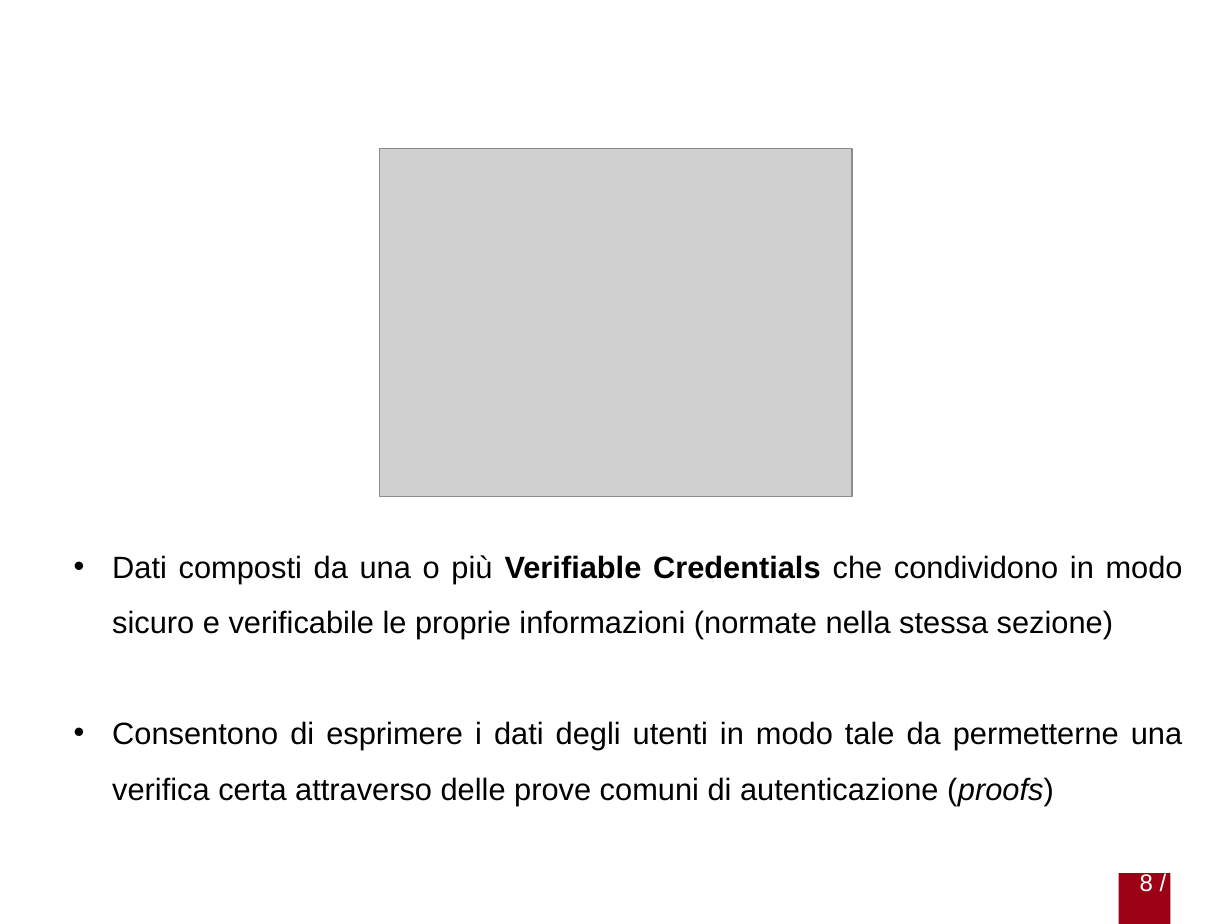
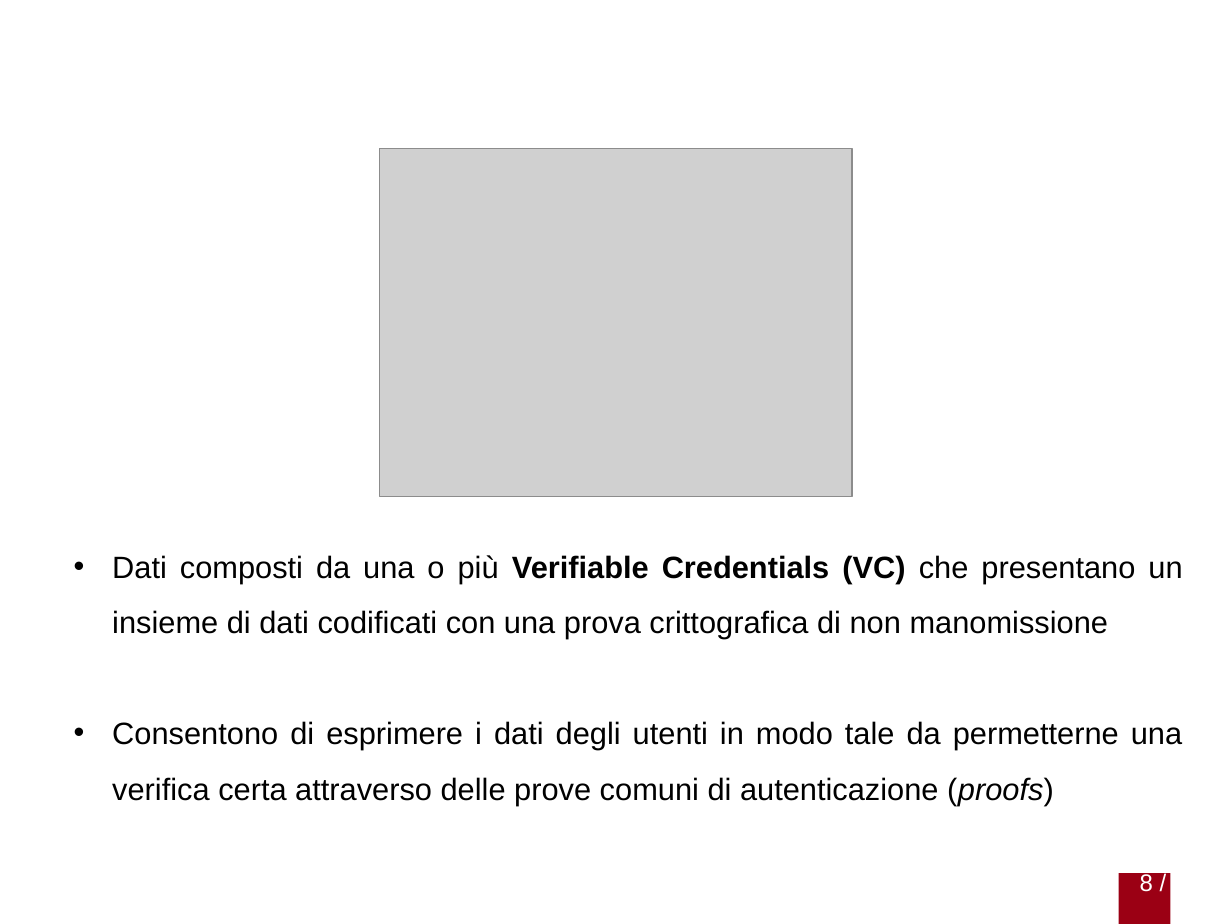
Before and after one commit to gabrielrovesti/Stage-e-Tesi-Triennale-UniPD, a slide deck: slide 8 of Presentazione/Presentazione Gabriel Rovesti.pptx. Drawn at 1232x924 pixels with LibreOffice and Linux fonts; fonts in the diff are those of the drawing; grey boxes stand for pictures; background and template pictures are left out. Boxes give left, top, right and bottom in pixels: in the first picture for what was removed or moved away, otherwise in the second. Text is boxed around its words. In the diff, an @@ line names an element or a change of style, - is before the commit and + after.

```diff
--- a/Presentazione/Presentazione Gabriel Rovesti.pptx
+++ b/Presentazione/Presentazione Gabriel Rovesti.pptx
@@ text at box(112, 555, 1182, 639): text changed @@
-• Dati composti da una o più Verifiable Credentials che condividono in modo sicuro e verificabile le proprie informazioni (normate nella stessa sezione)
+• Dati composti da una o più Verifiable Credentials (VC) che presentano un insieme di dati codificati con una prova crittografica di non manomissione
```
Also in this commit, not shown: 4 other slides changed, 5 other files.
